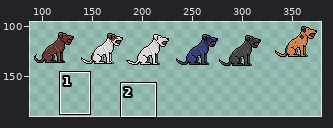
Pixel-art file: zone3/all_dogs.aseprite. The first picture is a wide view before the edit; the outline marks the close-up.
Close-up. Before the edit:
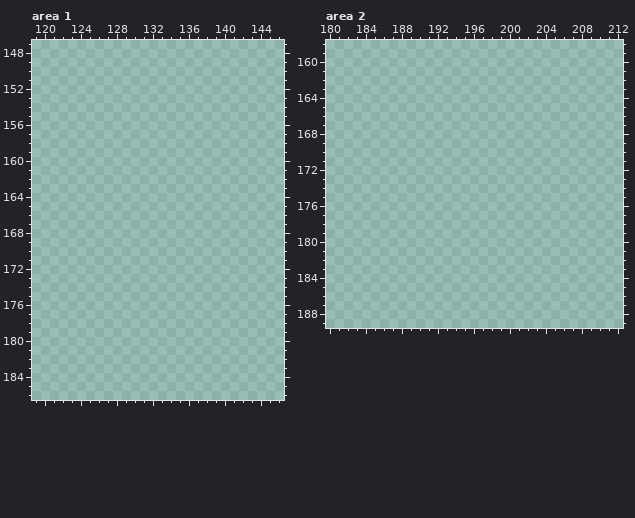
513x407 pixels, 1 frame. Colours within 5 levels of each other are drawn and written as one. Shown: area 1: x 119..146, y 147..186; area 2: x 180..212, y 158..189. The wide view leaves out empty margins.
After the commit:
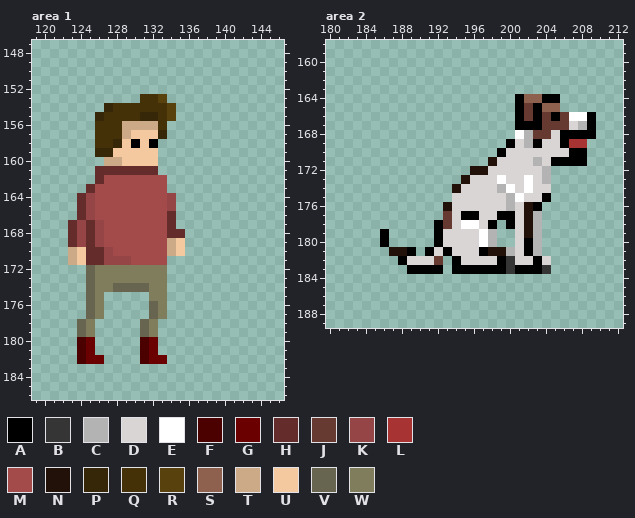
Palette (. is transparent): A #000000  B #353535  C #b3b3b3  D #d9d5d5  E #ffffff  F #4c0101  G #6b0000  H #652c2c  J #663931  K #954545  L #a73333  M #a34b4b  N #221108  P #362708  Q #443108  R #59410e  S #8d614d  T #cca987  U #f4c99f  V #67654f  W #807d5c
Diff:
{"where": "area 1"}
{"y":153,"x":131,"old":"...","new":"QQR"}
{"y":154,"x":127,"old":"........","new":"PQQQQQQR"}
{"y":155,"x":126,"old":".........","new":"PQQQQPPQR"}
{"y":156,"x":126,"old":"........","new":"QQQTTTTQ"}
{"y":157,"x":126,"old":"........","new":"QQQTUUUP"}
{"y":158,"x":126,"old":".......","new":"QQPUAUA"}
{"y":159,"x":126,"old":".......","new":"PPUUUUU"}
{"y":160,"x":127,"old":"......","new":"TTUUUU"}
{"y":161,"x":126,"old":".......","new":"HHHHHHH"}
{"y":162,"x":126,"old":"........","new":"HMMMMMMM"}
{"y":163,"x":125,"old":".........","new":"HMMMMMMMM"}
{"y":164,"x":124,"old":"...........","new":"HKMMMMMMMMK"}
{"y":165,"x":124,"old":"...........","new":"HKMMMMMMMMK"}
{"y":166,"x":124,"old":"...........","new":"HKMMMMMMMMH"}
{"y":167,"x":123,"old":"............","new":"HKHKMMMMMMMH"}
{"y":168,"x":123,"old":".............","new":"HKHKMMMMMMMHH"}
{"y":169,"x":123,"old":".............","new":"HKHKMMMMMMMTU"}
{"y":170,"x":123,"old":".............","new":"TUHHKMMMMMMTU"}
{"y":171,"x":123,"old":"...........","new":"TUHHKKKMMMM"}
{"y":172,"x":125,"old":".........","new":"VWWWWWWWW"}
{"y":173,"x":125,"old":".........","new":"VWWWWWWWW"}
{"y":174,"x":125,"old":".........","new":"VWWVVVVWW"}
{"y":175,"x":125,"old":"..","new":"VW"}
{"y":175,"x":132,"old":"..","new":"WW"}
{"y":176,"x":125,"old":"..","new":"VW"}
{"y":176,"x":132,"old":"..","new":"VW"}
{"y":177,"x":125,"old":"..","new":"VW"}
{"y":177,"x":132,"old":"..","new":"VW"}
{"y":178,"x":124,"old":"..","new":"VW"}
{"y":178,"x":131,"old":"..","new":"VW"}
{"y":179,"x":124,"old":"..","new":"VW"}
{"y":179,"x":131,"old":"..","new":"VW"}
{"y":180,"x":124,"old":"..","new":"FG"}
{"y":180,"x":131,"old":"..","new":"FG"}
{"y":181,"x":124,"old":"..","new":"FG"}
{"y":181,"x":131,"old":"..","new":"FG"}
{"y":182,"x":124,"old":"...","new":"FGG"}
{"y":182,"x":131,"old":"...","new":"FGG"}
{"where": "area 2"}
{"y":164,"x":201,"old":".....","new":"ASSAA"}
{"y":165,"x":201,"old":".....","new":"AJASS"}
{"y":166,"x":201,"old":".........","new":"AJAJAJEEA"}
{"y":167,"x":201,"old":".........","new":"AAAJJJDCA"}
{"y":168,"x":201,"old":".........","new":"ECJJDAAAA"}
{"y":169,"x":200,"old":".........","new":"ADCADDALL"}
{"y":170,"x":199,"old":"..........","new":"ADDDDDDDAA"}
{"y":171,"x":198,"old":"...........","new":"NDDDDCDAAAA"}
{"y":172,"x":196,"old":".........","new":"NNDDDDDDC"}
{"y":173,"x":195,"old":"..........","new":"NDDDEDDEDC"}
{"y":174,"x":194,"old":"...........","new":"NDDDDCEDEDD"}
{"y":175,"x":194,"old":"...........","new":"DDDDDDCEDDA"}
{"y":176,"x":193,"old":"...........","new":"NDDDDDDCDNA"}
{"y":177,"x":193,"old":"...........","new":"JDAADDAADNC"}
{"y":178,"x":192,"old":".......","new":"AJDEEDA"}
{"y":178,"x":200,"old":"....","new":"ADNC"}
{"y":179,"x":186,"old":".","new":"A"}
{"y":179,"x":192,"old":".......","new":"ADDDDEC"}
{"y":179,"x":201,"old":"...","new":"DNC"}
{"y":180,"x":186,"old":".","new":"A"}
{"y":180,"x":192,"old":".......","new":"ADDDDEC"}
{"y":180,"x":201,"old":"...","new":"DAC"}
{"y":181,"x":187,"old":"...","new":"NNA"}
{"y":181,"x":191,"old":".............","new":"ADADDDANNCDAC"}
{"y":182,"x":188,"old":".....","new":"ADDDJ"}
{"y":182,"x":194,"old":"...........","new":"ADDDDABDDAD"}
{"y":183,"x":189,"old":"....","new":"AAAA"}
{"y":183,"x":194,"old":"...........","new":"AAAAAABAAAB"}
{"label":"added","picture_box":[68,94,185,364]}
{"label":"added","picture_box":[380,94,596,274]}
